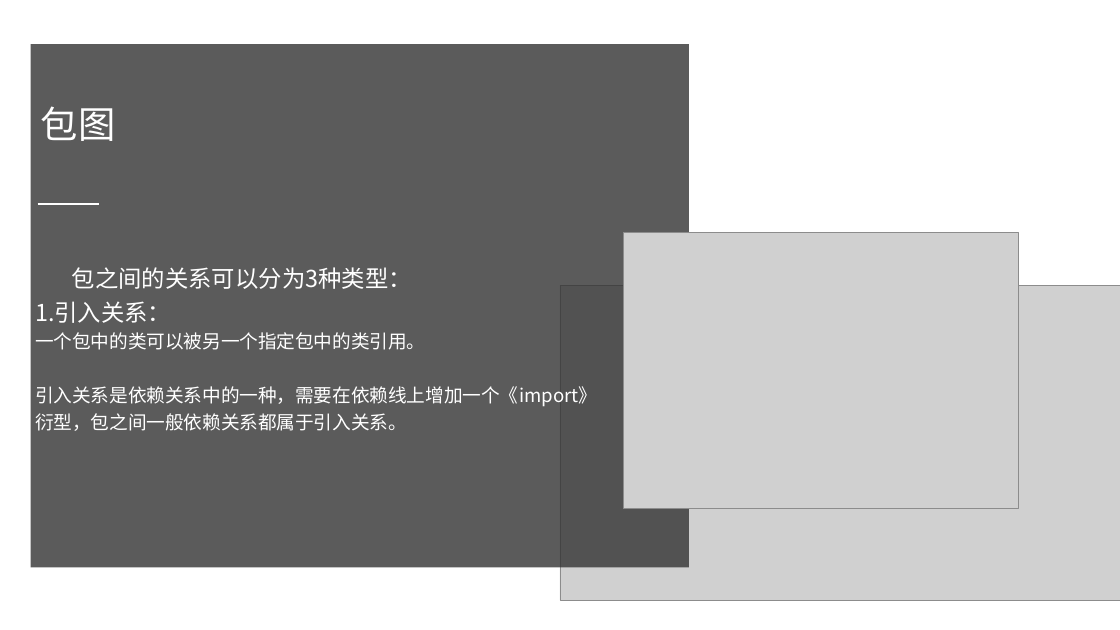
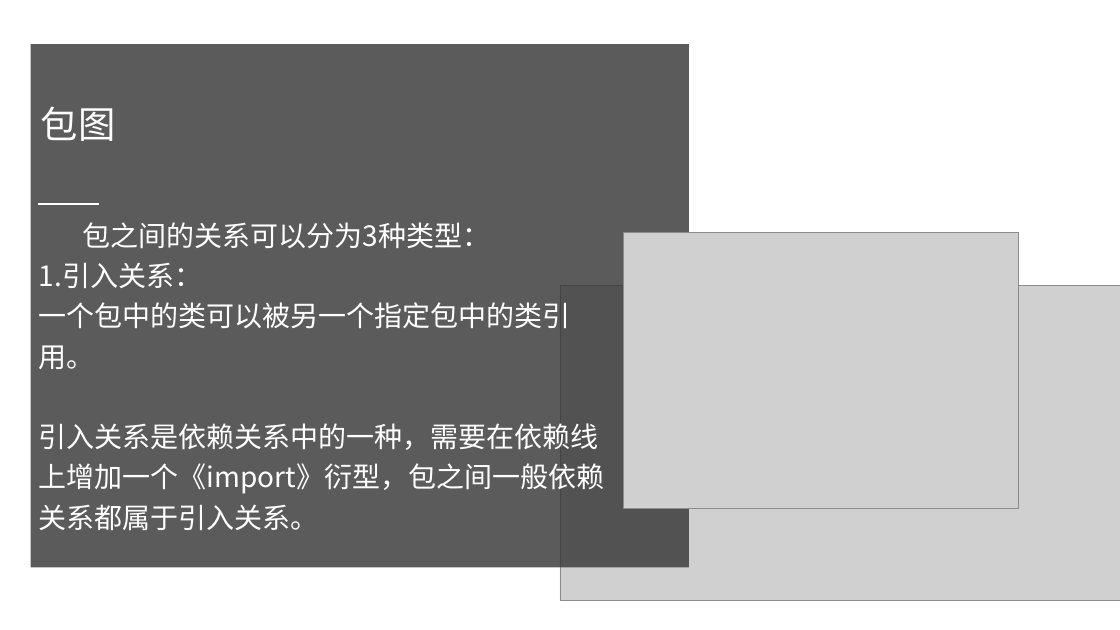
Before and after one commit to PRD2018-G10/TeachingAssistWebsiteProject, a slide deck: slide 24 of 非受控文档/2翻转PPT/PRD2018-G10-UML基础3.pptx. Drawn at 1120x630 pixels with LibreOffice and Linux fonts; fonts in the diff are those of the drawing; grey boxes stand for pictures. Boxes give left, top, right and bottom in pixels: in the first picture for what was removed or moved away, otherwise in the second. Text is boxed around its words. In the diff, an @@ line names an element or a change of style, - is before the commit and + after.

```diff
--- a/非受控文档/2翻转PPT/PRD2018-G10-UML基础3.pptx
+++ b/非受控文档/2翻转PPT/PRD2018-G10-UML基础3.pptx
@@ text "包之间的关系可以分为3种类型：": place and size @@
-text "包之间的关系可以分为3种类型：" at [35, 267, 597, 431]
+text "包之间的关系可以分为3种类型：" at [39, 222, 604, 531]
@@ text "包之间的关系可以分为3种类型：" at [39, 222, 604, 531]: size 20 to 24 pt in "包之间的关系可以分为3种类型：", "1.引入关系："; size 16 to 24 pt in "一个包中的类可以被另一个指定包中的类引用。", "引入关系是依赖关系中的一种，需要在依赖线上增加一个《import》衍型，包之间一般依赖关系都属于引入关系。" @@
```
Also in this commit, not shown: 12 other slides changed.
